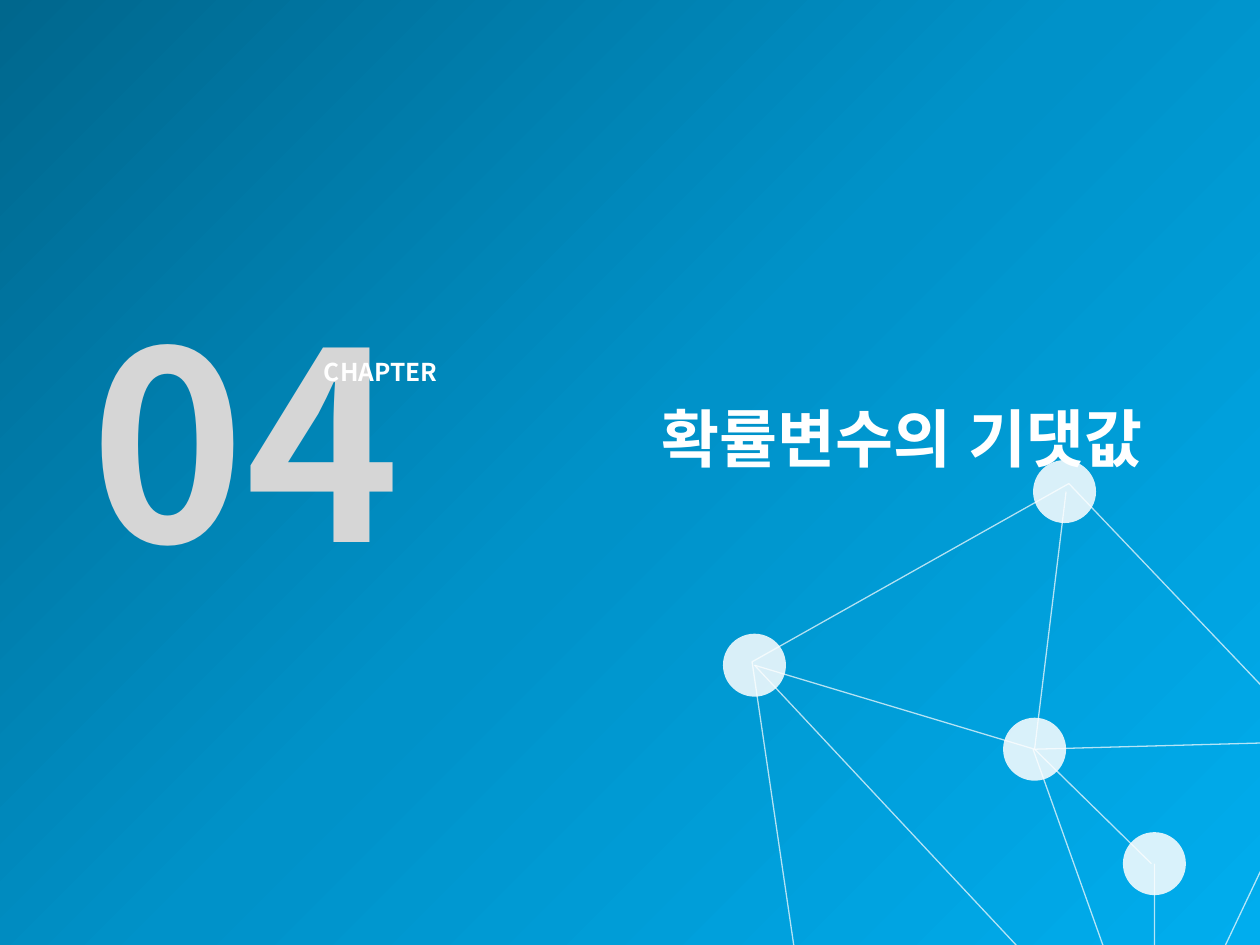
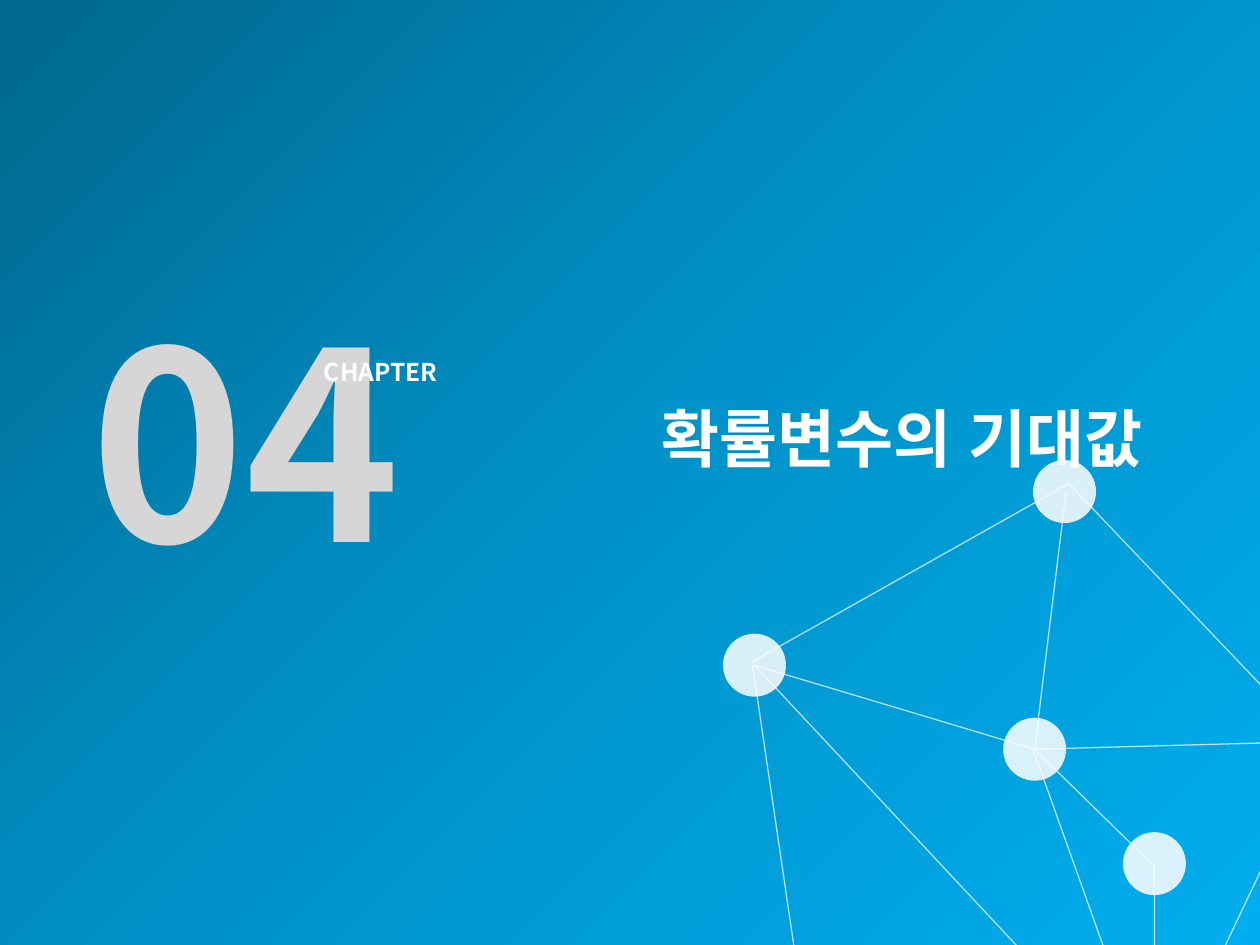
Before and after one commit to misdb/statistics, a slide deck: slide 1 of .gitbook/assets/chapter-04-2-kor.pptx. Drawn at 1260x945 pixels with LibreOffice and Linux fonts; fonts in the diff are those of the drawing; background and template pictures are left out. Boxes give left, top, right and bottom in pixels: in the first picture for what was removed or moved away, otherwise in the second. Text is boxed around its words. In the diff, an @@ line names an element or a change of style, - is before the commit and + after.

```diff
--- a/.gitbook/assets/chapter-04-2-kor.pptx
+++ b/.gitbook/assets/chapter-04-2-kor.pptx
@@ title at [661,408,1143,477]: text changed @@
-확률변수의 기댓값
+확률변수의 기대값
```
Also in this commit, not shown: 18 other files.
